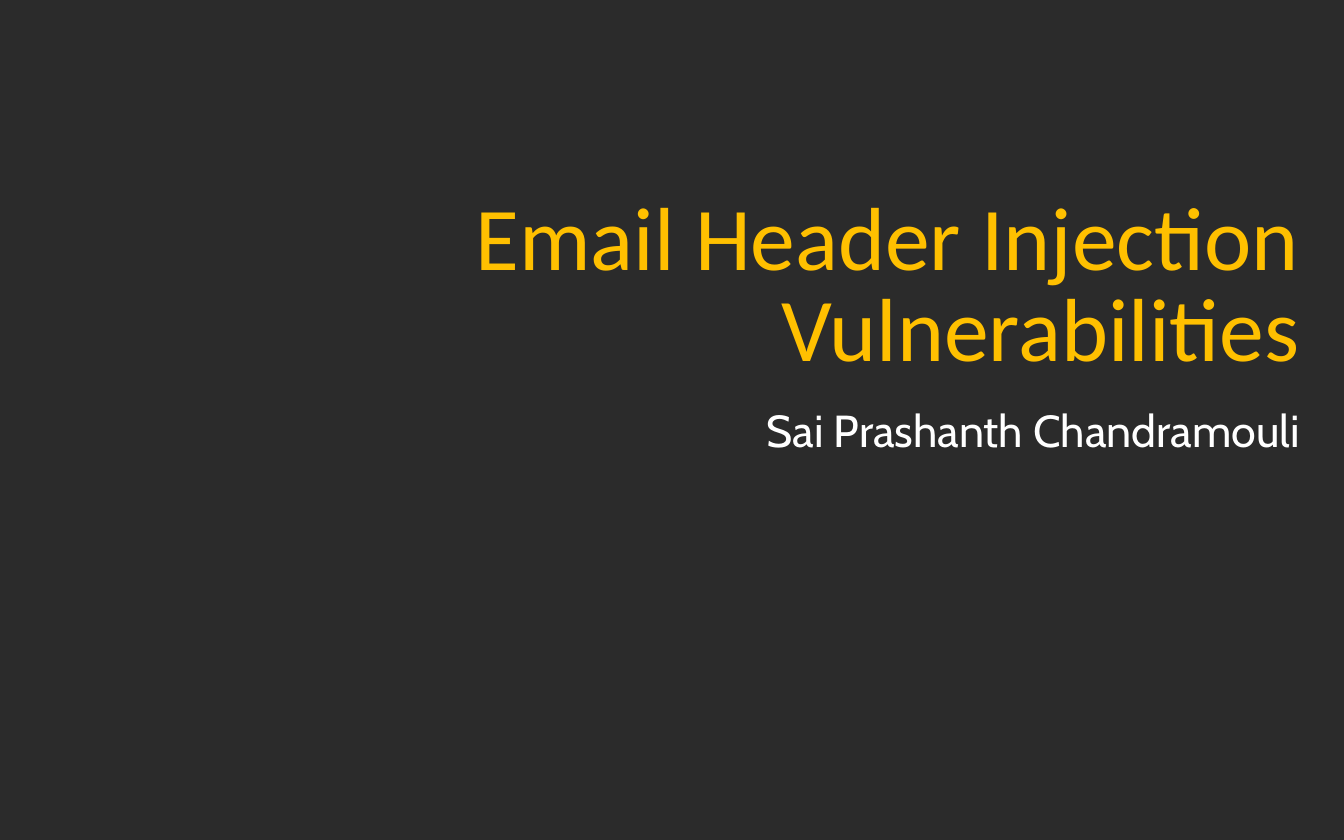
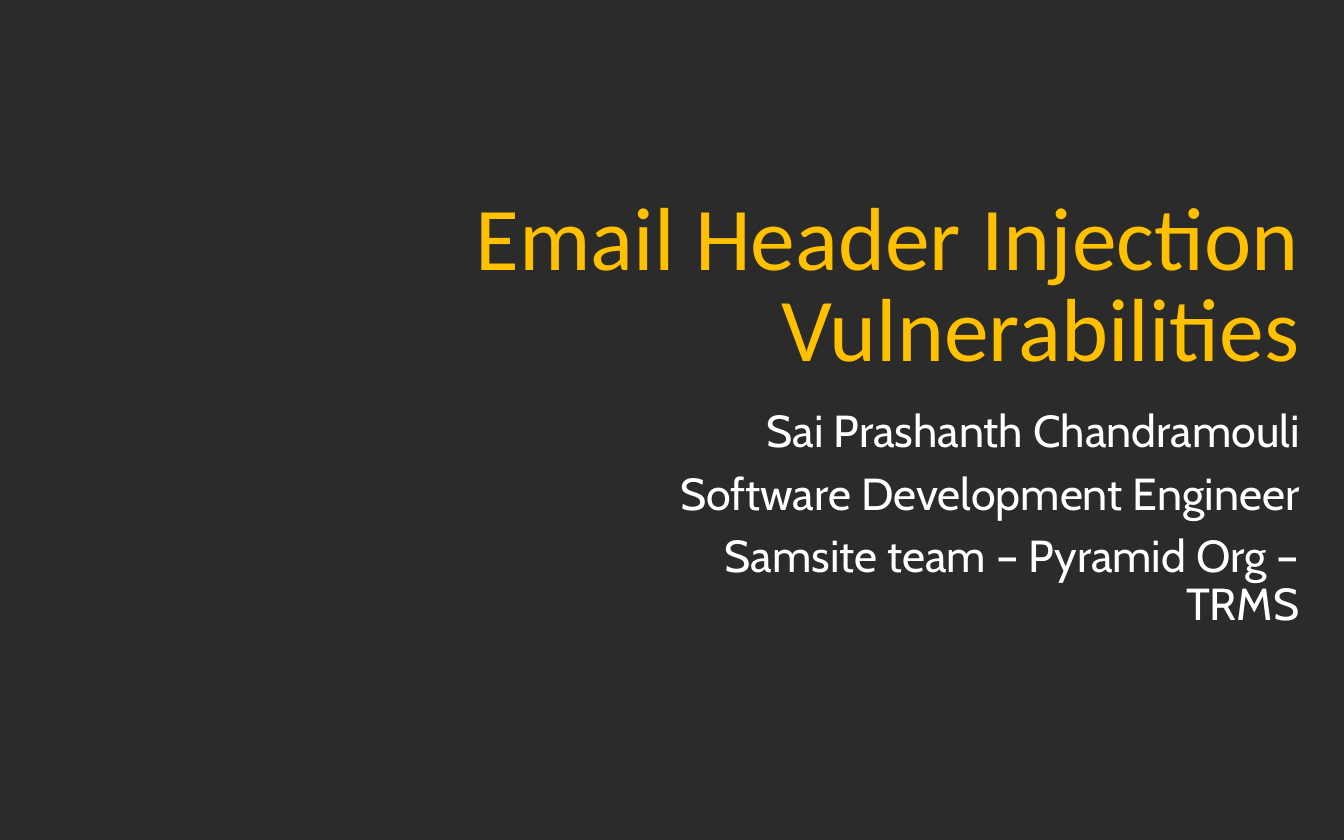
Before and after one commit to TDA/Zoncon, a slide deck: slide 1 of Zoncon-2017-Sai-Pc-ZCSlides.pptx. Drawn at 1344x840 pixels with LibreOffice and Linux fonts; fonts in the diff are those of the drawing; background and template pictures are left out; a plain dark background stands for a picture behind light text. Boxes give left, top, right and bottom in pixels: in the first picture for what was removed or moved away, otherwise in the second. Text is boxed around its words. In the diff, an @@ line names an element or a change of style, - is before the commit and + after.

```diff
--- a/Zoncon-2017-Sai-Pc-ZCSlides.pptx
+++ b/Zoncon-2017-Sai-Pc-ZCSlides.pptx
@@ subtitle at <box>680,476,1300,621</box>: paragraphs added @@
+Software Development Engineer
+Samsite team – Pyramid Org – TRMS
```
Also in this commit, not shown: 11 other slides changed, 2 slides added, 9 slides removed.
